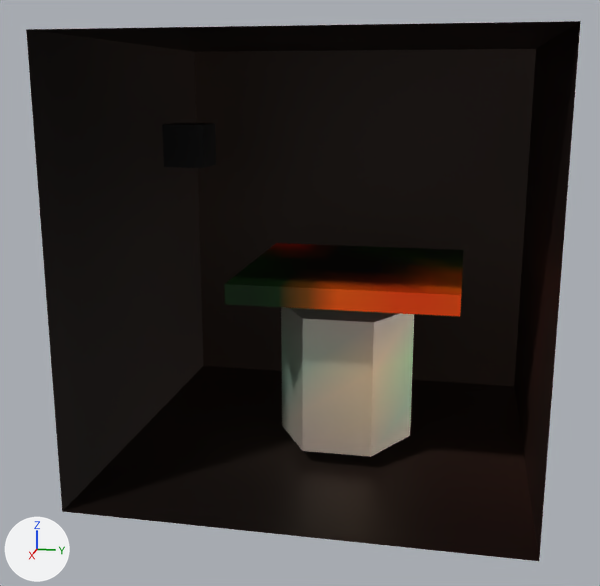
Two versions of the COLLADA model solver.dae, one commit apart.
Camera for both pictures: a camera (50 mm lens) standing at (12.06, 1.95, 3.35) and looking at (0.23, -0.42, 0.39). Every picture has the same lights, and +X, +Y and +Z are marked at lower left. Where no turn or scale is listed for an object, it has been applied to the vertices.
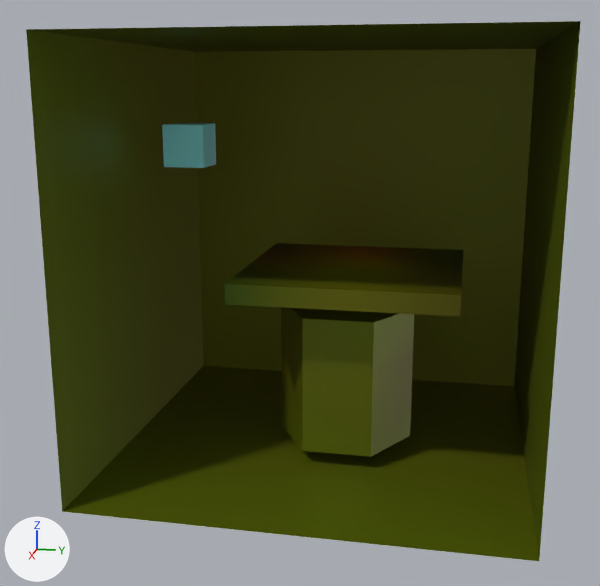
The change, as a diff of the scene's bpy script:
```diff
--- a/solver.dae.py
+++ b/solver.dae.py
@@ me_cube_002 @@
 me_cube_002.from_pydata(...)  # 108 vertices, 212 faces; spans x -1.0..1.0, y -1.0..1.0, z -1.0..1.0
 # used by ob_cube_002; location = (-0.02, 0.37, 0.65); rotation_euler = (3.142, 0.0, 0.0), in degrees (180, 0, 0); scale = (-1.57, 1.57, 0.141)
+# me_cube_002 part 1: 212 faces centred in x -1.0..1.0, y -1.0..1.0, z -1.0..1.0 are repainted in the vertex colours, in many colours
 me_cube_002.materials.append(mat_vtxcolor)
@@ me_cube_001 @@
 me_cube_001.from_pydata(...)  # 8 vertices, 12 faces; spans x -0.32..0.32, y -0.32..0.32, z -0.32..0.32
 # used by ob_cube_001; location = (-0.44, -2.3, 2.5)
+# me_cube_001 part 2: 12 faces centred in x -0.32..0.32, y -0.32..0.32, z -0.32..0.32 are repainted in the vertex colours; the middle colour goes from black #000000 to cyan #9ff3fd
 me_cube_001.materials.append(mat_vtxcolor)
@@ me_cylinder @@
 me_cylinder.from_pydata(...)  # 24 vertices, 44 faces; spans x -0.87..0.87, y -1.0..1.0, z -1.0..1.0
 # used by ob_cylinder; location = (0.16, 0.28, -0.78)
+# me_cylinder part 3: 18 faces centred in x -0.87..0.87, y -0.83..0.83, z -1.0..1.0 are repainted in the vertex colours; the middle colour goes from light grey #cec8b5 to dark yellow #676804
+# me_cylinder part 4: 10 faces centred in x 0.0..0.87, y -0.17..0.83, z -1.0..0.76 are repainted in the vertex colours; the middle colour goes from beige #d8ccae to dark yellow #666d02
+# me_cylinder part 5: 16 faces centred in x -0.87..0.58, y -0.83..0.83, z -0.6..0.76 are repainted in the vertex colours; the middle colour goes from light grey #b0ccb2 to brown #645405
 me_cylinder.materials.append(mat_vtxcolor)
@@ me_cube @@
 me_cube.from_pydata(...)  # 193 vertices, 360 faces; spans x -3.0..3.0, y -3.0..3.0, z -3.0..3.0
 # used by ob_cube; location = (0.0, -0.02, 1.0)
+# me_cube part 6: 264 faces centred in x -3.0..1.33, y -3.0..3.0, z -3.0..3.0 are repainted in the vertex colours; the middle colour goes from brown #362720 to dark yellow #686a0c
+# me_cube part 7: 96 faces centred in x 0.67..2.67, y -3.0..3.0, z -3.0..3.0 are repainted in the vertex colours; the middle colour goes from black #251915 to dark yellow #687508
 me_cube.materials.append(mat_vtxcolor)
```

What differs and where, as boxes [x1, y1, x2, y2] in the pictures (600 x 586 px):
part 1 of me_cube_002, recoloured: [224, 243, 464, 316] in both
part 2 of me_cube_001, recoloured (black to cyan): [162, 123, 216, 168] in both
part 3 of me_cylinder, recoloured (grey to yellow): [281, 307, 413, 456] in both
part 4 of me_cylinder, recoloured (brown to yellow): [303, 313, 414, 457] in both
part 5 of me_cylinder, recoloured (grey to yellow): [282, 319, 303, 412] in both
part 6 of me_cube, recoloured (black to yellow): [101, 34, 560, 519] in both
part 7 of me_cube, recoloured: [26, 21, 581, 561] in both
